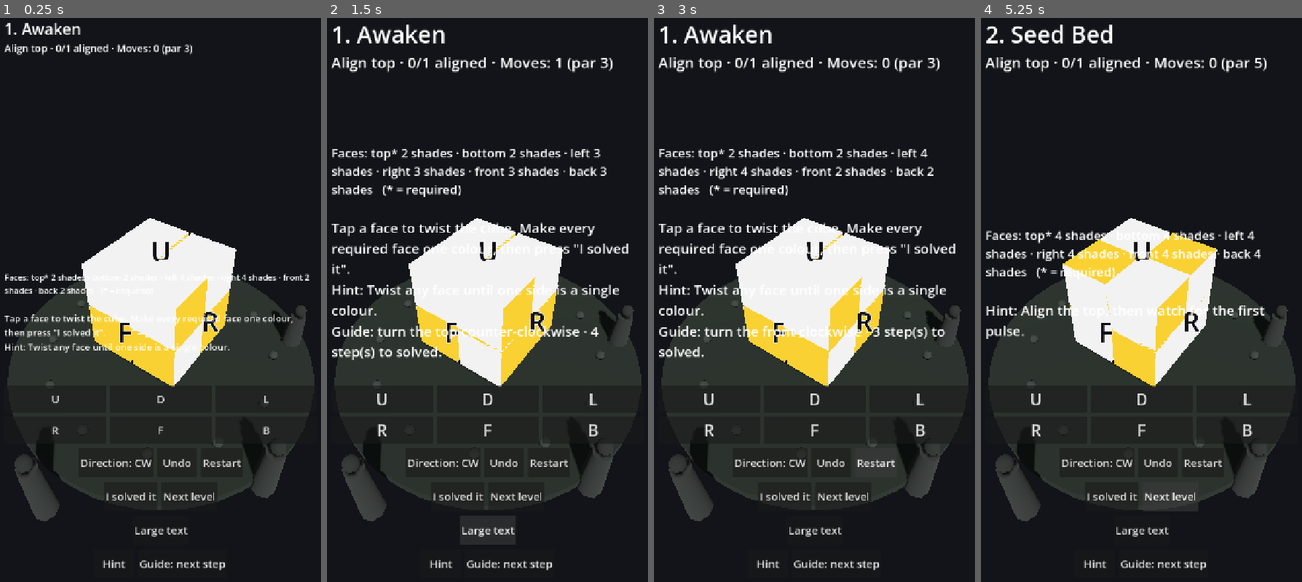
Above: before the commit, frames 1-4 (left to right).
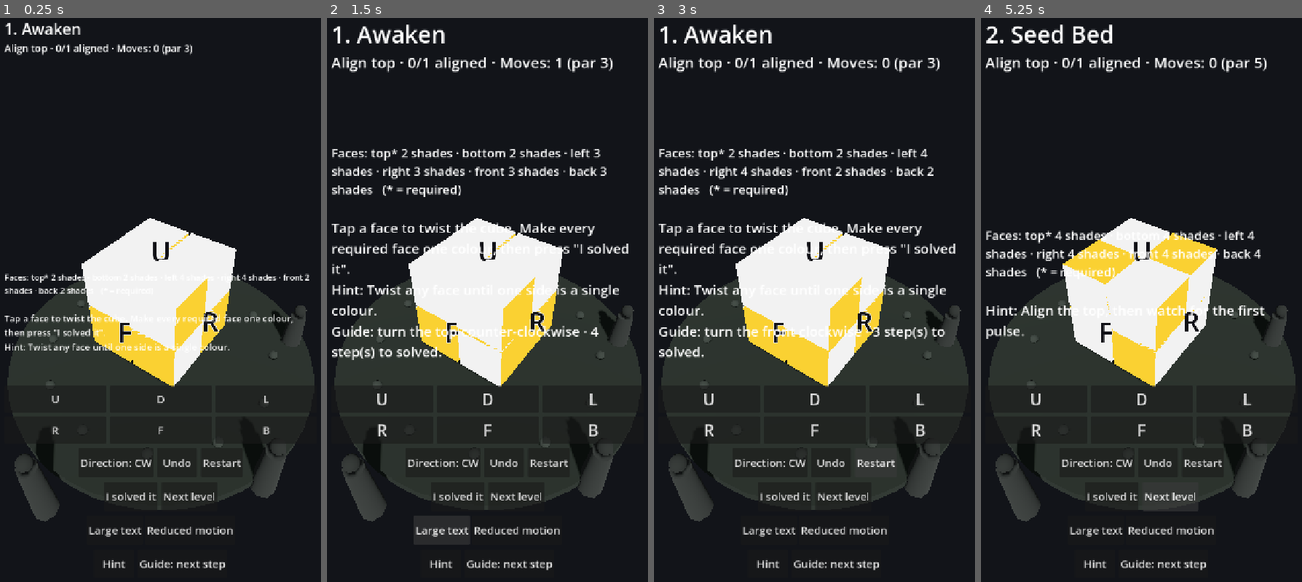
Above: after the commit, the same moments.

Repository: downwitherfan-design/CraftCube
Game: Godot game, scene res://scenes/Main.tscn
Same seed, same stepped clock (60 frames per second), same inputs: the game is played once before the commit and once after it.
Inputs (mouse positions are in pixels of both pictures, inside the frame that each line leads up to):
- Up to frame 1 (0.25 s): no input
- Up to frame 2 (1.5 s): click "U" at 0.5 s; click "Large text" at 1.25 s
- Up to frame 3 (3 s): click (843, 531) at 2 s, where only the run after the commit has a clickable "Reduced motion"; click "Restart" at 2.75 s
- Up to frame 4 (5.25 s): click "Restart" at 3.5 s; click "Restart" at 4.25 s; click "Next level" at 5 s

The runs differ from the first frame. In frame 1, 0.4% of the frame differs, in the area x 27-73%, y 90-92%; in frame 2, 0.4%; in frame 3, 0.4%; in frame 4, 0.4%.

Commit message:
AI-13 Milestone H: reduced-motion accessibility option
Adds a Reduced-motion toggle beside Large text. CubeView.reduced_motion makes face turns sweep
instantly while preserving the identical animated lifecycle (the tween still runs to completion
and _finish_move advances the logic exactly once), so reduced motion can never desync render
from truth. The choice persists in the settings file and is restored on launch together with
large text.

Tests (375 passed / 0 failed): default off; toggling reaches the cube view and persists; a fresh
HUD restores it onto a fresh cube view; and a reduced-motion turn still starts the animated path,
is in flight while it runs, and advances move_count by exactly one on settle. Full Android CI
green (375 tests, smoke boot, signed debug APK sha256 018458ba...).

Co-authored-by: openhands <openhands@all-hands.dev>

Diff:
--- a/game/scripts/game/hud.gd
+++ b/game/scripts/game/hud.gd
@@ -25,6 +25,9 @@
 var _readiness: Label
 var _resonance: Label
 
+## Accessibility state: large text and reduced motion, both persisted in the settings file.
+var _reduced_motion := false
+
 ## Settings file used for accessibility persistence; tests override this to isolate.
 var settings_path := SaveManager.SETTINGS_PATH
 
@@ -51,8 +54,12 @@
 ## default (normal text); loading must never fail or crash on a bad file.
 func _apply_saved_settings() -> void:
 	_big_text = false
-	if bool(SaveManager.load_settings(settings_path).get("big_text", false)):
+	_reduced_motion = false
+	var s := SaveManager.load_settings(settings_path)
+	if bool(s.get("big_text", false)):
 		_apply_big_text(true)
+	if bool(s.get("reduced_motion", false)):
+		_apply_reduced_motion(true)
 
 func _label(text: String, size: int) -> Label:
 	var l := Label.new()
@@ -163,6 +170,9 @@
 	var big := _button("Large text")
 	big.pressed.connect(_on_big_text)
 	a11y_row.add_child(big)
+	var rm := _button("Reduced motion")
+	rm.pressed.connect(_on_reduced_motion)
+	a11y_row.add_child(rm)
 
 	# Guided solving: request a reliable route (not optimal) and step through it using the
 	# same engine/animation path as a manual turn.
@@ -366,7 +376,19 @@
 
 func _on_big_text() -> void:
 	_apply_big_text(not _big_text)
-	SaveManager.save_settings({"big_text": _big_text}, settings_path)
+	SaveManager.save_settings({"big_text": _big_text, "reduced_motion": _reduced_motion}, settings_path)
+
+## Reduced-motion toggle: face turns settle instantly for players who prefer less movement.
+## Persisted together with the other accessibility choices.
+func _on_reduced_motion() -> void:
+	_apply_reduced_motion(not _reduced_motion)
+	SaveManager.save_settings({"big_text": _big_text, "reduced_motion": _reduced_motion}, settings_path)
+
+## Apply reduced motion to the cube view. Shared by the toggle and the settings restore path.
+func _apply_reduced_motion(on: bool) -> void:
+	_reduced_motion = on
+	if controller and controller.cube_view:
+		controller.cube_view.reduced_motion = on
 
 ## Apply the accessibility text scale. Shared by the toggle and by settings restore, so the
 ## restore path and the interactive path can never diverge.
--- a/game/scripts/presentation/cube_view.gd
+++ b/game/scripts/presentation/cube_view.gd
@@ -35,6 +35,10 @@
 var _glyphs: Array = []
 
 var _animating := false
+
+## Accessibility: when true, face turns settle instantly (no sweep). The logical lifecycle is
+## unchanged, so gameplay is identical, only the visual duration changes.
+var reduced_motion := false
 var _active: Array = []
 var _tween: Tween
 var _pivot: Node3D
@@ -159,7 +163,9 @@
 	_pending_state = state
 	_tween = create_tween()
 	_tween.set_trans(Tween.TRANS_CUBIC).set_ease(Tween.EASE_OUT)
-	_tween.tween_property(_pivot, "rotation", target, TURN_DURATION)
+	# Reduced motion: keep the identical lifecycle (so the logic still advances on settle) but
+	# make the sweep instantaneous. The turn still goes through the same _finish_move path.
+	_tween.tween_property(_pivot, "rotation", target, TURN_DURATION if not reduced_motion else 0.0)
 	_tween.tween_callback(_finish_move.bind(state, on_done))
 	return true
 
--- a/game/tests/run_tests.gd
+++ b/game/tests/run_tests.gd
@@ -57,6 +57,7 @@
 	_test_settings_persistence()
 	_test_hud_big_text_persistence()
 	_test_progress_flush_on_exit()
+	_test_reduced_motion_persistence()
 	_test_animated_chapter_end_to_end()
 	_test_guided_solver_domain()
 	_test_guided_solver_controller()
@@ -1209,6 +1210,47 @@
 	m.free()
 	SaveManager.delete_at_path(p)
 
+## Milestone H: reduced motion is a persisted accessibility choice that reaches the cube view.
+func _test_reduced_motion_persistence() -> void:
+	print("[reduced motion persistence]")
+	var p := "user://t_rm_settings.json"
+	SaveManager.delete_settings(p)
+	SaveManager.delete_settings()
+	var m = load("res://scenes/Main.tscn").instantiate()
+	m._ready()
+	var hud = m.get_node("HUD")
+	hud.settings_path = p
+	hud._apply_saved_settings()
+	_check("reduced motion is off by default", not hud._reduced_motion)
+	_check("cube view starts with motion enabled", not m.cube_view.reduced_motion)
+	hud._on_reduced_motion()
+	_check("toggling reduced motion turns it on", hud._reduced_motion)
+	_check("reduced motion reaches the cube view", m.cube_view.reduced_motion)
+	_check("reduced motion was persisted", bool(SaveManager.load_settings(p).get("reduced_motion", false)))
+	# A turn under reduced motion must still go through the real animated lifecycle and advance
+	# the logic exactly once when it settles.
+	m.load_level(0)
+	var before: int = m.engine.move_count()
+	_check("reduced-motion animated turn starts", m.try_move("U", true, true))
+	_check("reduced-motion turn is in flight", m.is_animating())
+	m.cube_view.skip_animation()
+	_check("reduced-motion turn advanced the logic once", m.engine.move_count() == before + 1)
+	_check("reduced-motion turn is no longer in flight", not m.is_animating())
+	if m.get_parent() != null:
+		m.get_parent().remove_child(m)
+	m.free()
+	var m2 = load("res://scenes/Main.tscn").instantiate()
+	m2._ready()
+	var hud2 = m2.get_node("HUD")
+	hud2.settings_path = p
+	hud2._apply_saved_settings()
+	_check("a fresh HUD restores reduced motion", hud2._reduced_motion)
+	_check("restored reduced motion reaches the fresh cube view", m2.cube_view.reduced_motion)
+	if m2.get_parent() != null:
+		m2.get_parent().remove_child(m2)
+	m2.free()
+	SaveManager.delete_settings(p)
+
 ## Play the whole chapter through the real scene using ANIMATED turns (each turn started via
 ## the controller and settled through the tween path), asserting the rendered cube matches
 ## the truth layer after every turn and that progression/rewards/discoveries advance.
Not shown, changed: 11_INTEGRATION/OPENHANDS_RESUME_STATE.md
Not shown, changed: game/docs/evidence/session10_build.log
Not shown, changed: game/docs/evidence/session10_milestoneB.log
